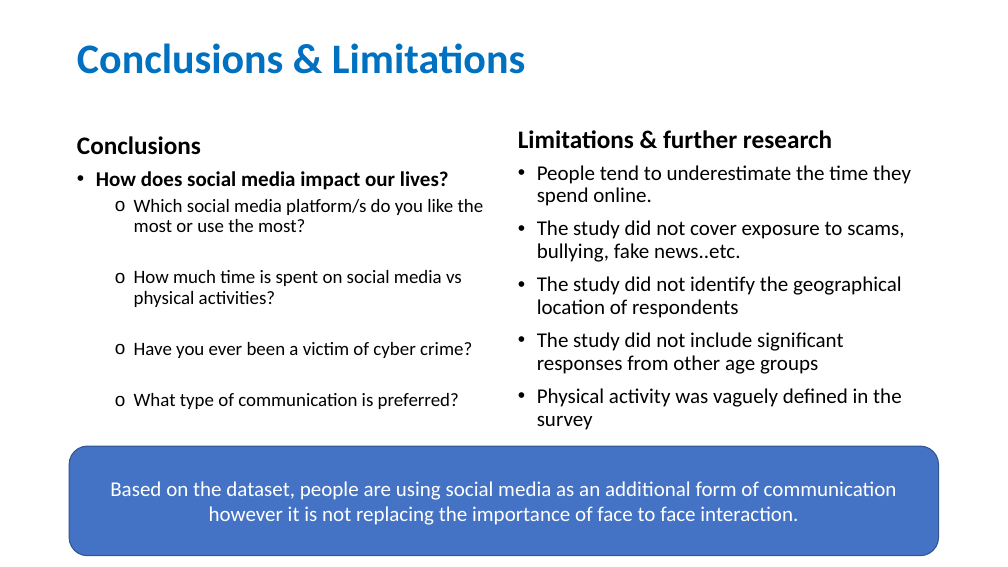
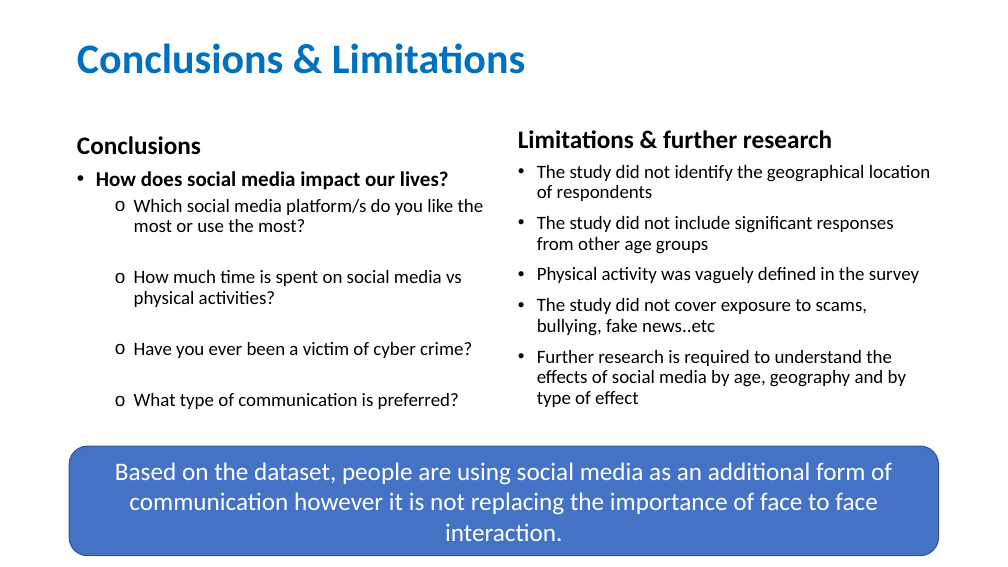
Before and after one commit to stephen823/Group_Project_1-How-Does-Social-Media-Impact-Our-Live, a slide deck: slide 17 of 002 - Deliverables/Social_Media_v0.01.pptx (slide 18 before the commit). Drawn at 1008x567 pixels with LibreOffice and Linux fonts; fonts in the diff are those of the drawing. Boxes give left, top, right and bottom in pixels: in the first picture for what was removed or moved away, otherwise in the second. Text is boxed around its words. In the diff, an @@ line names an element or a change of style, - is before the commit and + after.

Commit message:
Updated presentation

```diff
--- a/002 - Deliverables/Social_Media_v0.01.pptx
+++ b/002 - Deliverables/Social_Media_v0.01.pptx
@@ text at <box>537,165,911,262</box>: paragraphs removed @@
-• People tend to underestimate the time they spend online.
-• The study did not cover exposure to scams, bullying, fake news..etc.
@@ text at <box>537,165,930,284</box>: size 20 to 18 pt in "The study did not identify the geographical ...", "The study did not include significant responses ...", "Physical activity was vaguely defined in the ..." @@
@@ text at <box>537,350,906,407</box>: paragraphs added @@
+• The study did not cover exposure to scams, bullying, fake news..etc
+• Further research is required to understand the effects of social media by age, geography and by type of effect
@@ rounded rectangle "Based on the dataset, people ..." at <box>69,446,938,556</box>: size 20 to 24 pt @@
```
Also in this commit, not shown: 1 other slide changed, 1 slide removed.
